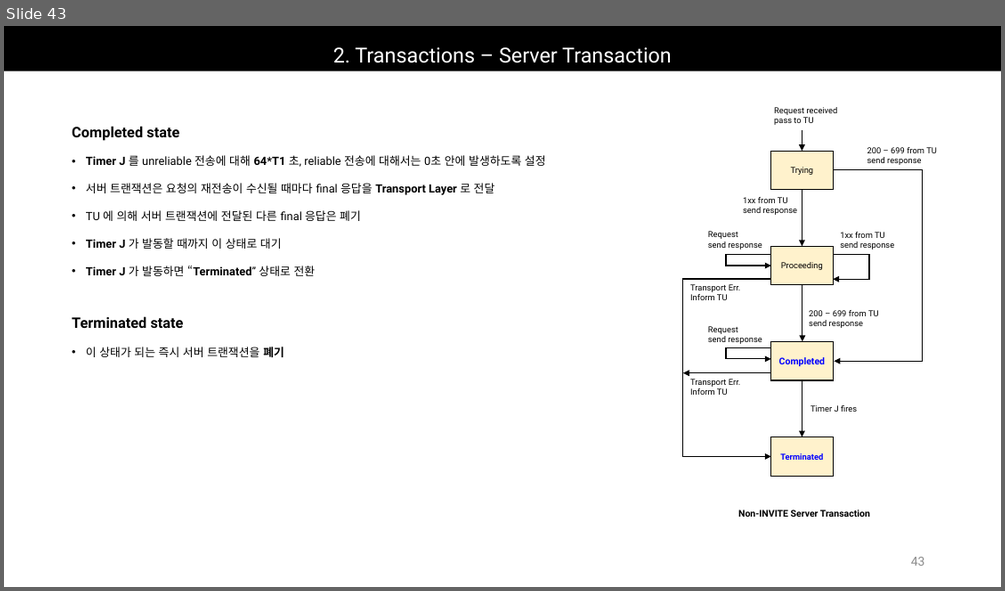
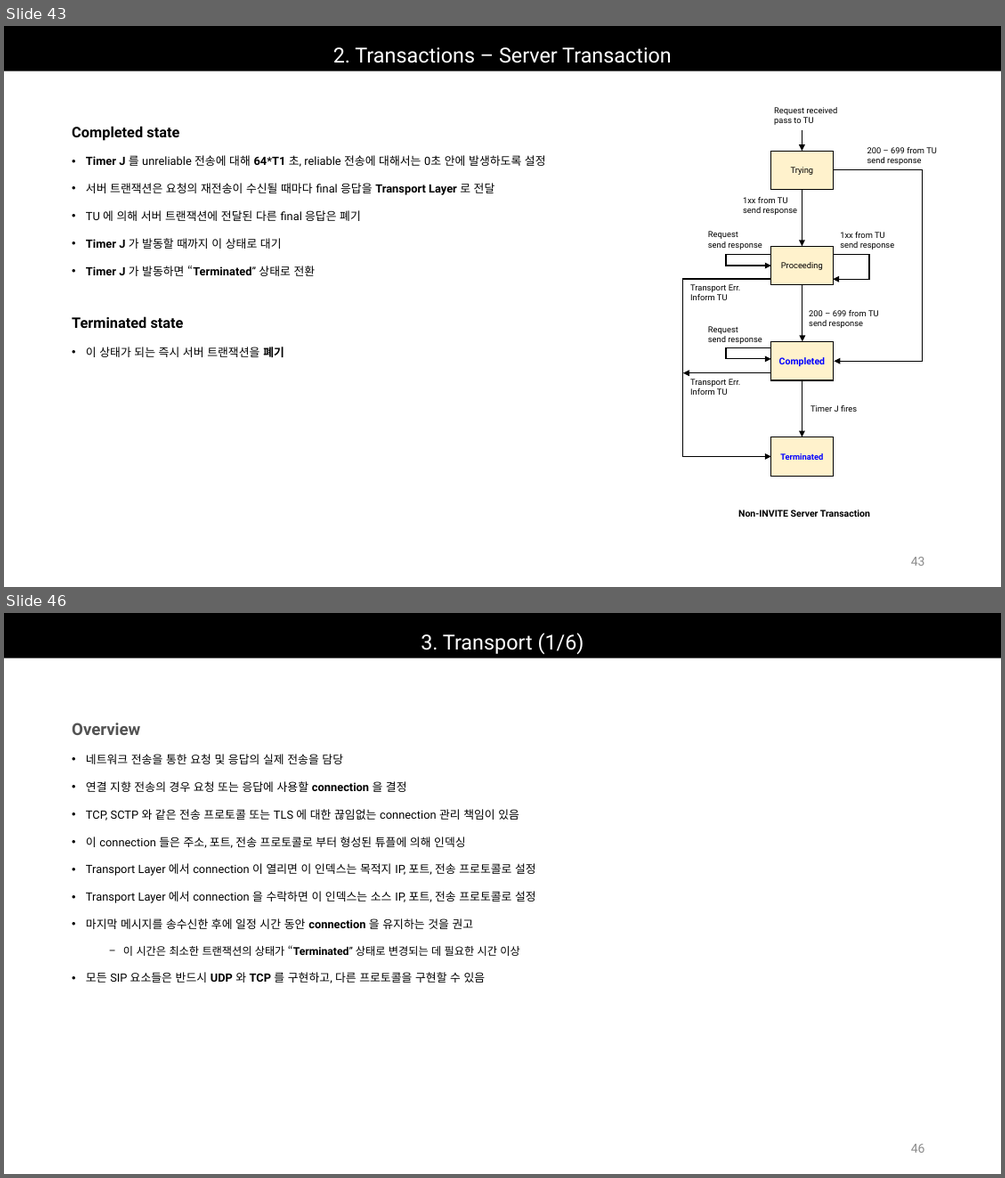
Before and after one commit to Epsilonely/SIP-Survey, a slide deck: 세미나 3차.pptx. Shown one above the other, each under a label of ours: slide 43 before the commit, slides 43 and 46 after it; the slides between them are not shown. The pictures are 1005x591 and 1005x1178 pixels, drawn with LibreOffice and Linux fonts; fonts in the diff are those of the drawing. Boxes give left, top, right and bottom in pixels: in the first picture for what was removed or moved away, otherwise in the second. Text is boxed around its words. In the diff, an @@ line names an element or a change of style, - is before the commit and + after.

```diff
--- a/세미나 3차.pptx
+++ b/세미나 3차.pptx
@@ slide 46 added at [4, 613, 1001, 1174], background #FFFFFF @@
@@ title added at [4, 613, 1001, 657], fill #000000, 20 pt, text #FFFFFF @@
+3. Transport (1/6)
@@ text added at [72, 722, 536, 983], 11 pt, text #000000 @@
+Overview
+• 네트워크 전송을 통한 요청 및 응답의 실제 전송을 담당
+• 연결 지향 전송의 경우 요청 또는 응답에 사용할 connection 을 결정
+• TCP, SCTP 와 같은 전송 프로토콜 또는 TLS 에 대한 끊임없는 connection 관리 책임이 있음
+• 이 connection 들은 주소, 포트, 전송 프로토콜로 부터 형성된 튜플에 의해 인덱싱
+• Transport Layer 에서 connection 이 열리면 이 인덱스는 목적지 IP, 포트, 전송 프로토콜로 설정
+• Transport Layer 에서 connection 을 수락하면 이 인덱스는 소스 IP, 포트, 전송 프로토콜로 설정
+• 마지막 메시지를 송수신한 후에 일정 시간 동안 connection 을 유지하는 것을 권고
+  − 이 시간은 최소한 트랜잭션의 상태가 “Terminated” 상태로 변경되는 데 필요한 시간 이상
+• 모든 SIP 요소들은 반드시 UDP 와 TCP 를 구현하고, 다른 프로토콜을 구현할 수 있음
@@ page number added at [911, 1143, 925, 1152], 12 pt, text #8C8C8C @@
+46
```
Also in this commit, not shown: 7 slides changed, 7 other slides added, 2 other files.
